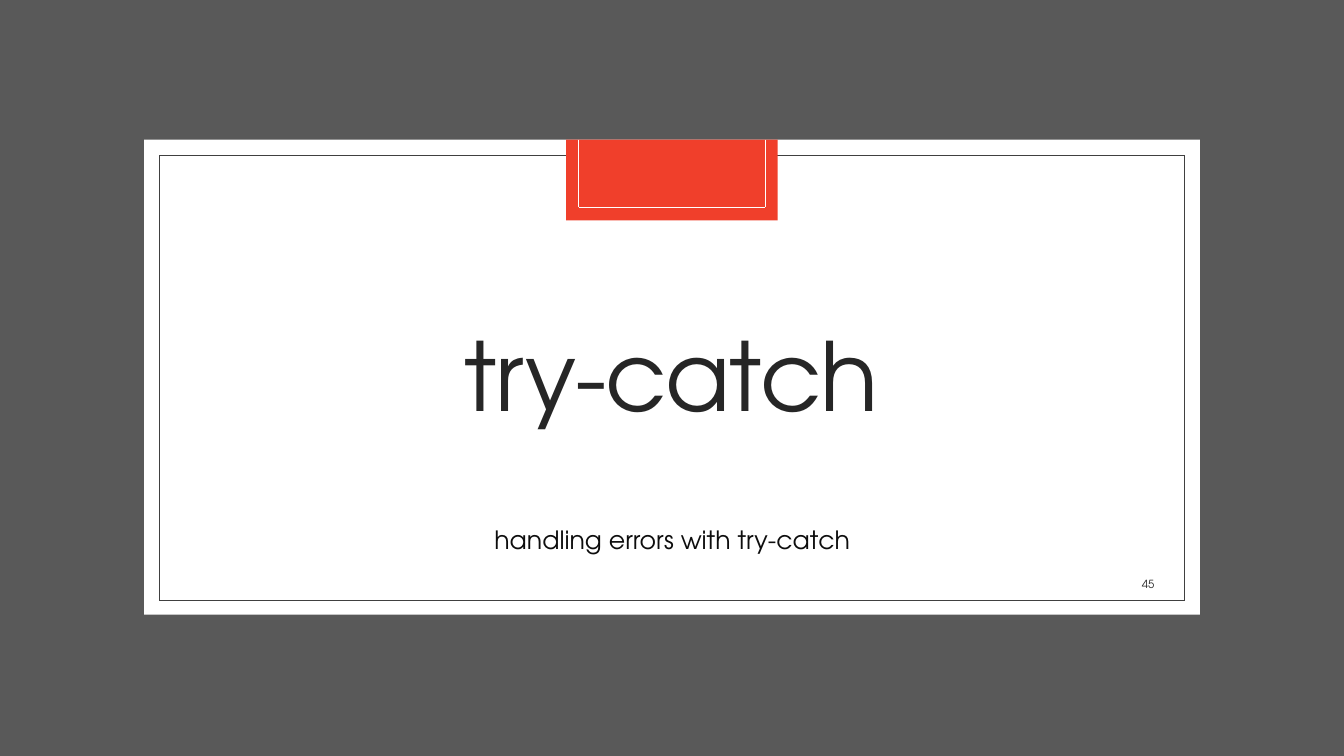
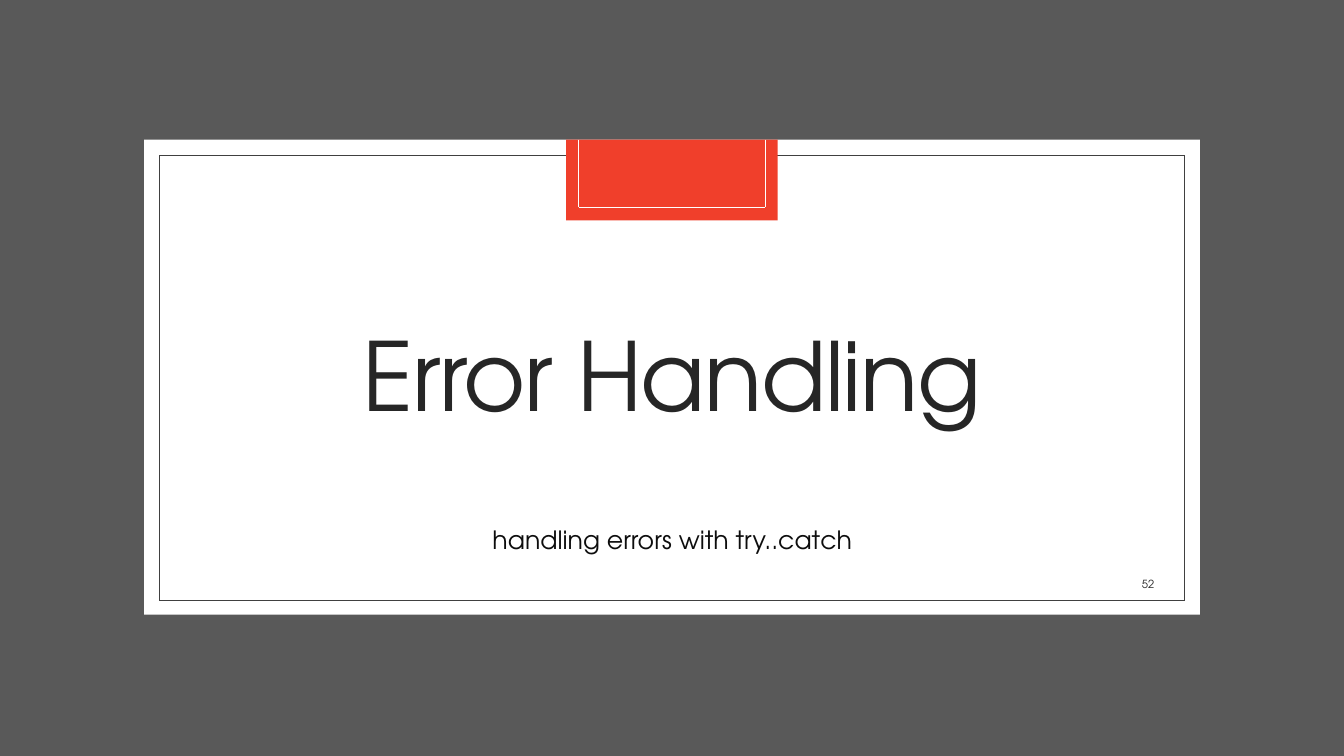
Before and after one commit to zackstotts/base-node-curriculum, a slide deck: slide 52 of unit_00/html_review/04 JavaScript.pptx (slide 45 before the commit). Drawn at 1344x756 pixels with LibreOffice and Linux fonts; fonts in the diff are those of the drawing. Boxes give left, top, right and bottom in pixels: in the first picture for what was removed or moved away, otherwise in the second. Text is boxed around its words. In the diff, an @@ line names an element or a change of style, - is before the commit and + after.

```diff
--- a/unit_00/html_review/04 JavaScript.pptx
+++ b/unit_00/html_review/04 JavaScript.pptx
@@ title at [363,340,981,432]: text changed @@
-try-catch
+Error Handling
@@ text at [492,530,852,555]: text changed @@
-handling errors with try-catch
+handling errors with try..catch
@@ page number at [1142,579,1154,588]: text changed @@
-45
+52
```
Also in this commit, not shown: 9 slides added.
